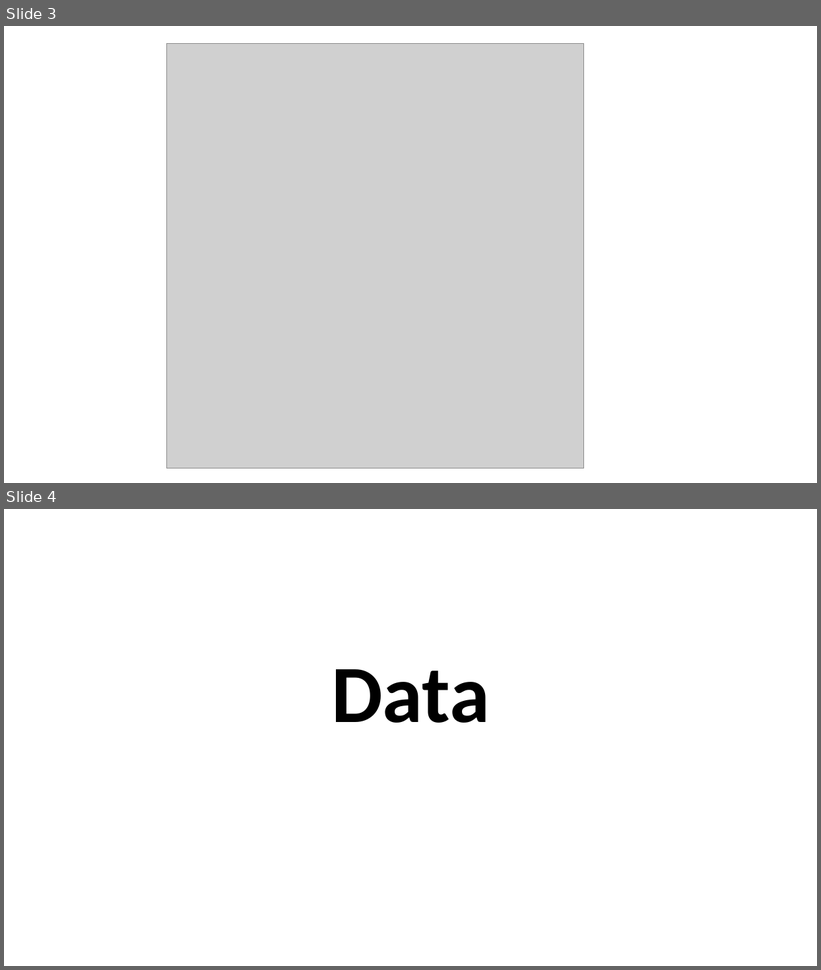
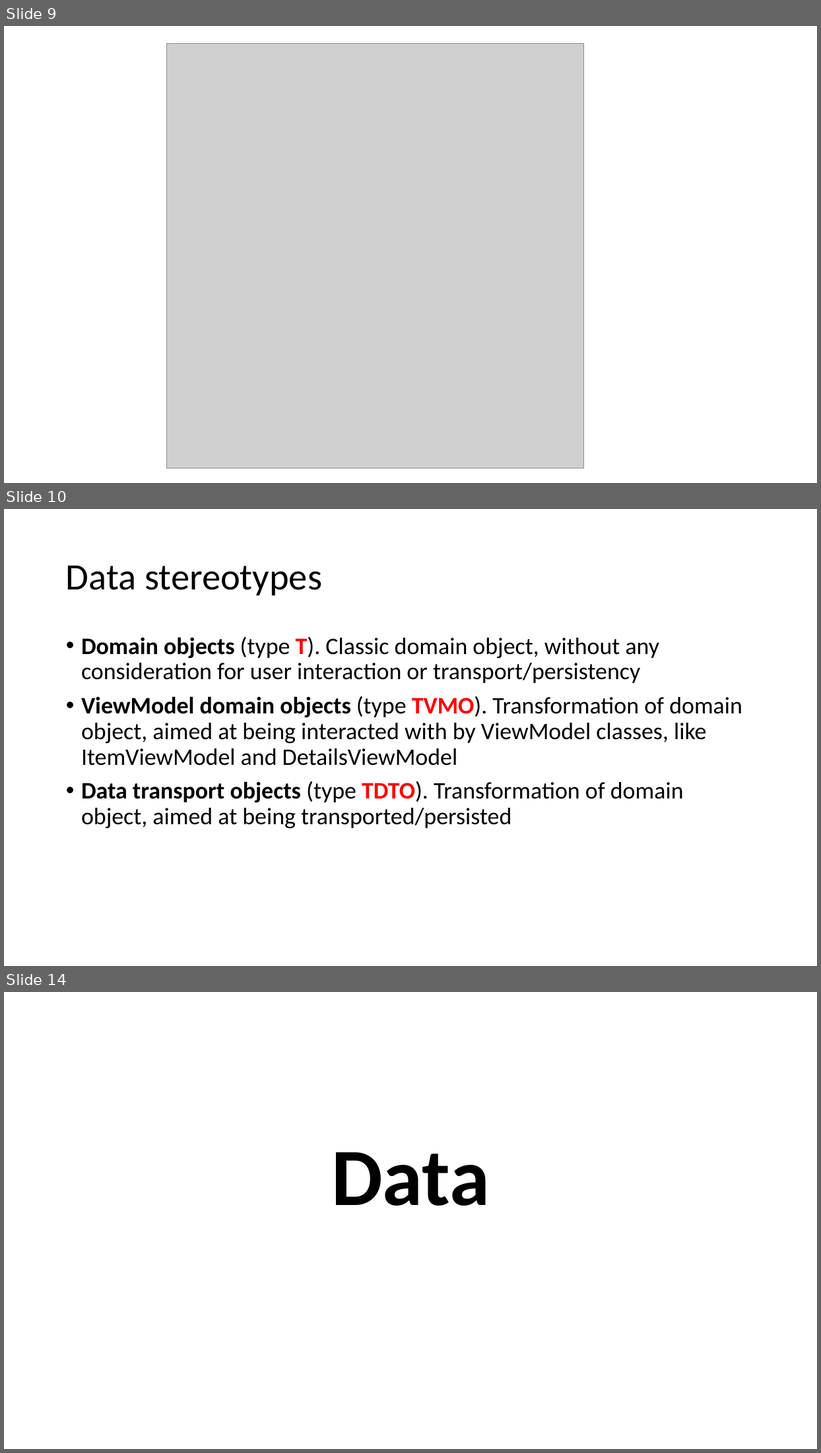
Before and after one commit to perl-easj/Teaching-materials, a slide deck: CSharpProgramming/Presentations/MVVMStarter Class Library.pptx. Shown one above the other, each under a label of ours: slides 3 and 4 before the commit, slides 9, 10 and 14 after it; the slides between them are not shown. The pictures are 821x970 and 821x1453 pixels, drawn with LibreOffice and Linux fonts; fonts in the diff are those of the drawing; grey boxes stand for pictures. Boxes give left, top, right and bottom in pixels: in the first picture for what was removed or moved away, otherwise in the second. Text is boxed around its words. In the diff, an @@ line names an element or a change of style, - is before the commit and + after.

```diff
--- a/CSharpProgramming/Presentations/MVVMStarter Class Library.pptx
+++ b/CSharpProgramming/Presentations/MVVMStarter Class Library.pptx
@@ slide 10 added at bbox=[4, 509, 817, 966], background #FFFFFF @@
@@ title added at bbox=[66, 565, 322, 595], 44 pt, text #000000 @@
+Data stereotypes
@@ text added at bbox=[81, 637, 743, 828], 28 pt, text #000000 @@
+• Domain objects (type T). Classic domain object, without any consideration for user interaction or transport/persistency
+• ViewModel domain objects (type TVMO). Transformation of domain object, aimed at being interacted with by ViewModel classes, like ItemViewModel and DetailsViewModel
+• Data transport objects (type TDTO). Transformation of domain object, aimed at being transported/persisted
@@ what was slide 3 is now slide 9 @@
@@ what was slide 4 is now slide 14 @@
```
Also in this commit, not shown: 3 slides changed, 10 other slides added, 2 other files.
